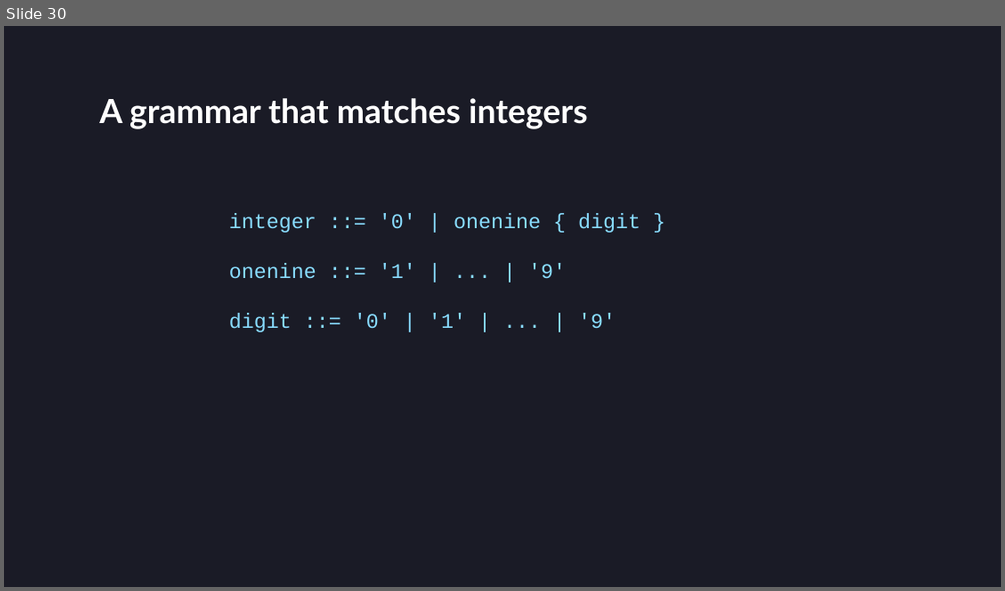
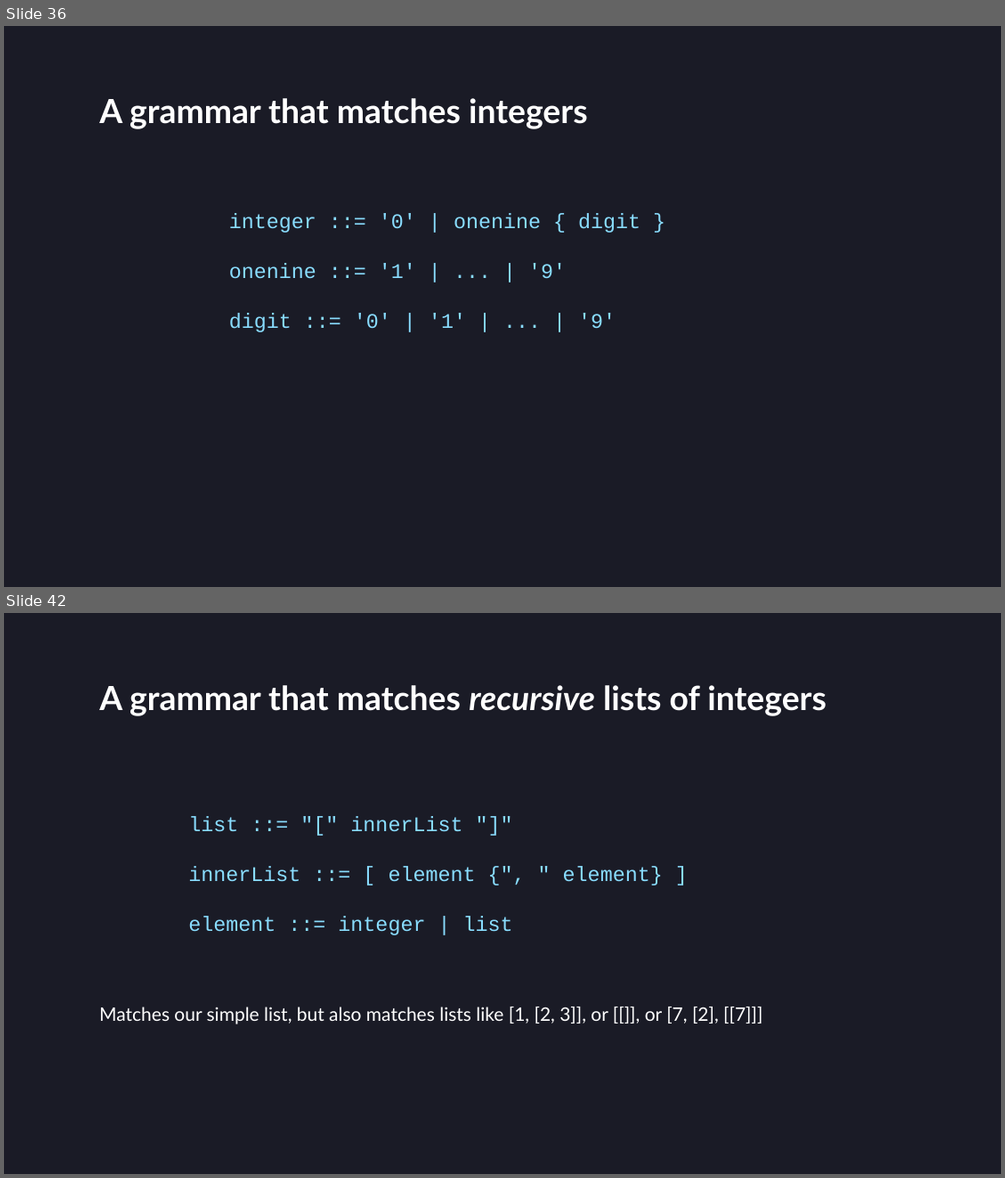
Before and after one commit to villuna/parsers-talk, a slide deck: presentation/presentation.pptx. Shown one above the other, each under a label of ours: slide 30 before the commit, slides 36 and 42 after it; the slides between them are not shown. The pictures are 1005x591 and 1005x1178 pixels, drawn with LibreOffice and Linux fonts; fonts in the diff are those of the drawing. Boxes give left, top, right and bottom in pixels: in the first picture for what was removed or moved away, otherwise in the second. Text is boxed around its words. In the diff, an @@ line names an element or a change of style, - is before the commit and + after.

```diff
--- a/presentation/presentation.pptx
+++ b/presentation/presentation.pptx
@@ slide 42 added at (x1=4, y1=613, x2=1001, y2=1174), background #1A1B26 @@
@@ title added at (x1=99, y1=685, x2=826, y2=716), 32 pt, text #FFFFFF, bold @@
+A grammar that matches recursive lists of integers
@@ text added at (x1=188, y1=816, x2=663, y2=935), 20 pt, text #89DDFF @@
+list ::= "[" innerList "]"
+innerList ::= [ element {", " element} ]
+element ::= integer | list
@@ text added at (x1=99, y1=1006, x2=762, y2=1024), 18 pt, text #FFFFFF @@
+Matches our simple list, but also matches lists like [1, [2, 3]], or [[]], or [7, [2], [[7]]]
@@ what was slide 30 is now slide 36 @@
```
Also in this commit, not shown: 5 slides changed, 84 other slides added, 1 slide removed, 4 other files.
